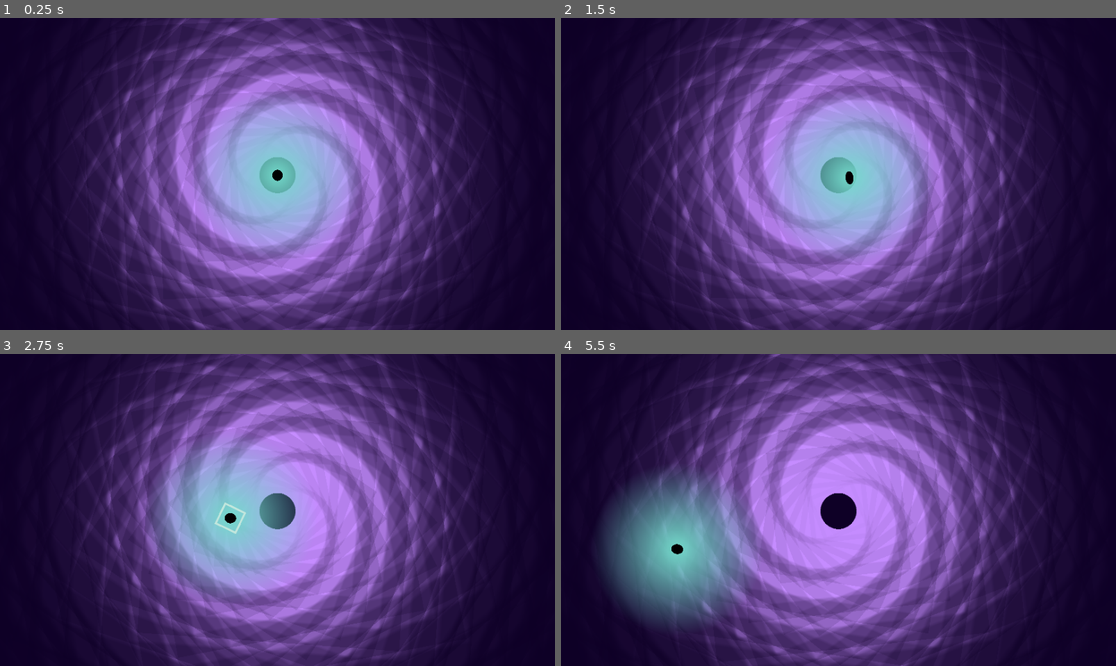
Above: before the commit, frames 1-4 (two rows, left to right).
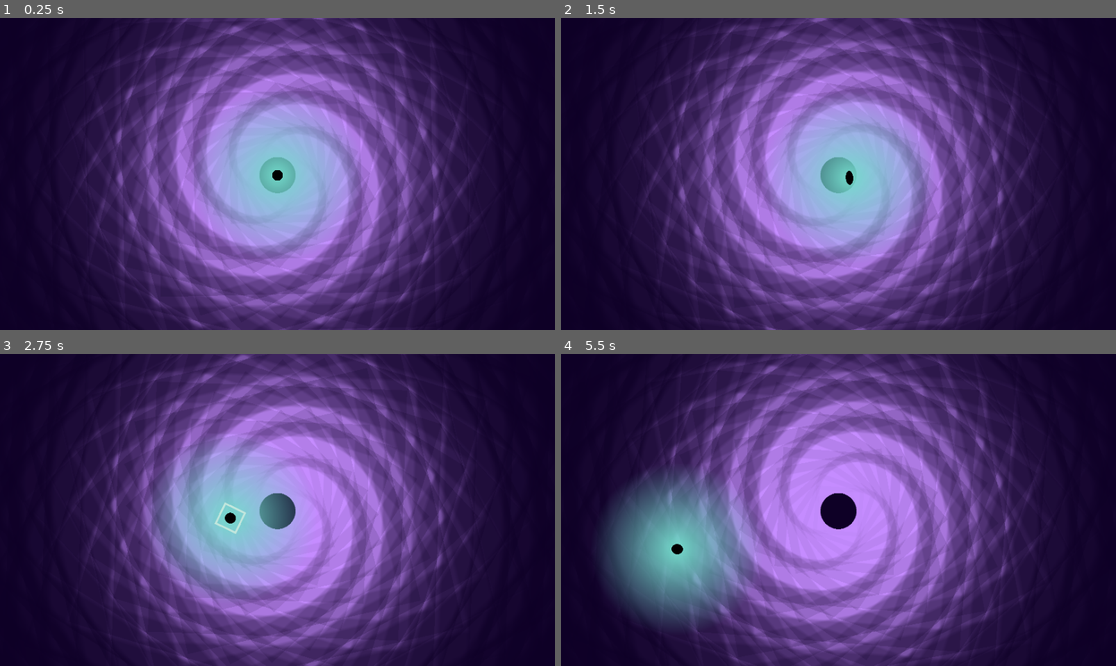
Above: after the commit, the same moments.

Repository: JeppeLindberg/bouncy_ball
Game: Godot game, scene res://scenes/main.tscn
The game is run twice, just before and just after one commit, with the same random seed, the same clock (stepped at 60 frames per second) and the same inputs.
Inputs (mouse positions are in pixels of both pictures, inside the frame that each line leads up to):
- Up to frame 1 (0.25 s): no input
- Up to frame 2 (1.5 s): move the mouse to (866, 174) at 0.52 s; click (866, 174) at 0.6 s; move the mouse to (810, 174) at 1.27 s; click (810, 174) at 1.35 s
- Up to frame 3 (2.75 s): move the mouse to (288, 503) at 2.02 s; click (288, 503) at 2.1 s
- Up to frame 4 (5.5 s): move the mouse to (832, 516) at 2.77 s; click (832, 516) at 2.85 s; move the mouse to (877, 513) at 3.52 s; click (877, 513) at 3.6 s; move the mouse to (794, 506) at 4.27 s; click (794, 506) at 4.35 s; move the mouse to (844, 510) at 5.02 s; click (844, 510) at 5.1 s

The runs differ from the first frame. In frame 1, 0.8% of the frame differs, in the area x 15-85%, y 0-100%; in frame 2, 11%; in frame 3, 14%; in frame 4, 23%, in the area x 13-87%, y 0-100%.

Commit message:
progress

Diff:
--- /dev/null
+++ b/prefabs/black_hole_consume.tscn
@@ -0,0 +1,6 @@
+[gd_scene load_steps=2 format=3 uid="uid://b5xjinac60md"]
+
+[ext_resource type="Script" uid="uid://cn5mq1ufekvys" path="res://scripts/black_hole_consume.gd" id="1_rsfvn"]
+
+[node name="consume" type="Node2D"]
+script = ExtResource("1_rsfvn")
--- a/scenes/main.tscn
+++ b/scenes/main.tscn
@@ -19,13 +19,14 @@
 [ext_resource type="Script" uid="uid://3fd301wqqkfv" path="res://scripts/black_hole.gd" id="14_jbj1t"]
 [ext_resource type="Script" uid="uid://lt1x0c0swoy5" path="res://scripts/black_hole_visual.gd" id="15_muem4"]
 [ext_resource type="PackedScene" uid="uid://btaivh2rvd3co" path="res://prefabs/black_hole_layer.tscn" id="16_dp3eg"]
+[ext_resource type="PackedScene" uid="uid://b5xjinac60md" path="res://prefabs/black_hole_consume.tscn" id="16_gqmmt"]
 
 [sub_resource type="Gradient" id="Gradient_jbj1t"]
 offsets = PackedFloat32Array(0, 0.228395, 0.481481, 0.746914, 1)
 colors = PackedColorArray(0.859934, 0.600373, 0.884984, 1, 0.851639, 0.653071, 0.570923, 1, 0.589577, 0.768573, 0.515053, 1, 0.490455, 0.744907, 0.845848, 1, 0.858824, 0.6, 0.886275, 1)
 
 [sub_resource type="RectangleShape2D" id="RectangleShape2D_tefeu"]
-size = Vector2(1557.87, 392.684)
+size = Vector2(1557.87, 919.014)
 
 [sub_resource type="PhysicsMaterial" id="PhysicsMaterial_tbgi4"]
 friction = 0.0
@@ -62,7 +63,7 @@
 collision_mask = 2
 
 [node name="shape" type="CollisionShape2D" parent="camera/arena/wall"]
-position = Vector2(-32.6548, -146.729)
+position = Vector2(-32.6548, -408.001)
 shape = SubResource("RectangleShape2D_tefeu")
 
 [node name="sprite" type="Sprite2D" parent="camera/arena/wall"]
@@ -76,7 +77,7 @@
 collision_mask = 2
 
 [node name="shape" type="CollisionShape2D" parent="camera/arena/wall2"]
-position = Vector2(0, 146.729)
+position = Vector2(-3.05176e-05, 409.507)
 shape = SubResource("RectangleShape2D_tefeu")
 
 [node name="sprite" type="Sprite2D" parent="camera/arena/wall2"]
@@ -91,7 +92,7 @@
 collision_mask = 2
 
 [node name="shape" type="CollisionShape2D" parent="camera/arena/wall3"]
-position = Vector2(-3.05176e-05, 146.342)
+position = Vector2(-3.05176e-05, 409.507)
 shape = SubResource("RectangleShape2D_tefeu")
 
 [node name="sprite" type="Sprite2D" parent="camera/arena/wall3"]
@@ -106,7 +107,7 @@
 collision_mask = 2
 
 [node name="shape" type="CollisionShape2D" parent="camera/arena/wall4"]
-position = Vector2(2.38964, -150.516)
+position = Vector2(2.39155, -411.787)
 shape = SubResource("RectangleShape2D_tefeu")
 
 [node name="sprite" type="Sprite2D" parent="camera/arena/wall4"]
@@ -202,6 +203,7 @@
 collision_layer = 4
 collision_mask = 4
 script = ExtResource("14_jbj1t")
+consume_prefab = ExtResource("16_gqmmt")
 
 [node name="shape" type="CollisionShape2D" parent="black_hole"]
 shape = SubResource("CircleShape2D_jkv2x")
@@ -214,9 +216,13 @@
 script = ExtResource("15_muem4")
 layer_prefab = ExtResource("16_dp3eg")
 
+[node name="consumer" type="Node2D" parent="black_hole"]
+position = Vector2(0, 2)
+
 [node name="breakables" type="Node2D" parent="."]
 
 [node name="debug_spawner" type="Node2D" parent="."]
+visible = false
 script = ExtResource("1_tefeu")
 debug_spawn = ExtResource("2_o6xl0")
 
--- a/scripts/ball.gd
+++ b/scripts/ball.gd
@@ -74,7 +74,7 @@
 		arrow.visible = false
 		aim_vector = Vector2.ZERO
 
-	var velocity_squish_mult = 1.0/10000.0
+	var velocity_squish_mult = 1.0/100000.0
 	velocity_squisher.set_force(linear_velocity.normalized(), linear_velocity.length() * velocity_squish_mult)
 
 func _handle_controls():
@@ -89,7 +89,8 @@
 		var collision_point = state.get_contact_collider_position(i)
 		debug_spawner.spawn(collision_point)
 		var normal = (collision_point - global_position).normalized()
-		impact_squisher.apply_impulse(normal, linear_velocity.length() / 2000.0)
+		var squisher_impulse_force_when_collide_mult = 1.0/3000.0
+		impact_squisher.apply_impulse(normal, linear_velocity.length() * squisher_impulse_force_when_collide_mult)
 
 		var other_node = state.get_contact_collider_object(i)
 		if other_node is Node2D and other_node.is_in_group('breakable'):
--- a/scripts/black_hole.gd
+++ b/scripts/black_hole.gd
@@ -1,6 +1,14 @@
 extends Area2D
 
+@export var consume_prefab: PackedScene
 
+@onready var consumer = get_node('consumer')
 
 func _on_body_entered(body:Node2D) -> void:
 	body.consume_by_black_hole()
+
+func consume_sprite(sprite: Node2D):
+	var new_node = consume_prefab.instantiate()
+	consumer.add_child(new_node)
+	new_node.position = Vector2.ZERO
+	sprite.reparent(new_node)
--- /dev/null
+++ b/scripts/black_hole_consume.gd
@@ -0,0 +1,17 @@
+extends Node2D
+
+@onready var main = get_node('/root/main')
+
+var start_time = 0.0
+
+func _ready():
+	start_time = main.seconds()
+
+func _process(_delta: float) -> void:
+	var lifetime = 1.0
+	var scale_mult = (1.0 - (main.seconds() - start_time) / lifetime)
+	scale = Vector2.ONE * scale_mult
+	rotation_degrees = (1.0 - scale_mult) * -30.0
+	modulate = Color(1.0, 1.0, 1.0, scale_mult)
+	if scale.x <= 0.0:
+		queue_free()
--- a/scripts/black_hole_layer.gd
+++ b/scripts/black_hole_layer.gd
@@ -9,8 +9,8 @@
 
 func _ready() -> void:
 	start_color = modulate
-	pivot.rotation_degrees = (-main.seconds() * 10.0) + index * 15.0
+	pivot.rotation_degrees = (-main.seconds() * 5.0) + index * 15.0
 	modulate = start_color * Color(1.0, 1.0, 1.0, index / 100.0)
 
 func _process(_delta: float) -> void:
-	pivot.rotation_degrees = (-main.seconds() * 10.0) + index * 15.0
+	pivot.rotation_degrees = (-main.seconds() * 5.0) + index * 15.0
--- a/scripts/breakable.gd
+++ b/scripts/breakable.gd
@@ -5,6 +5,7 @@
 @onready var sprite = get_node('sprite')
 @onready var shape = get_node('shape')
 @onready var main = get_node('/root/main')
+@onready var black_hole = get_node('/root/main/black_hole')
 
 var behaviour : Node2D
 
@@ -30,4 +31,5 @@
 		return false
 
 func consume_by_black_hole():
+	black_hole.consume_sprite(sprite)
 	queue_free()
Not shown: 1 places in scenes/main.tscn that only renumber resources
Not shown, added: scripts/black_hole_consume.gd.uid
